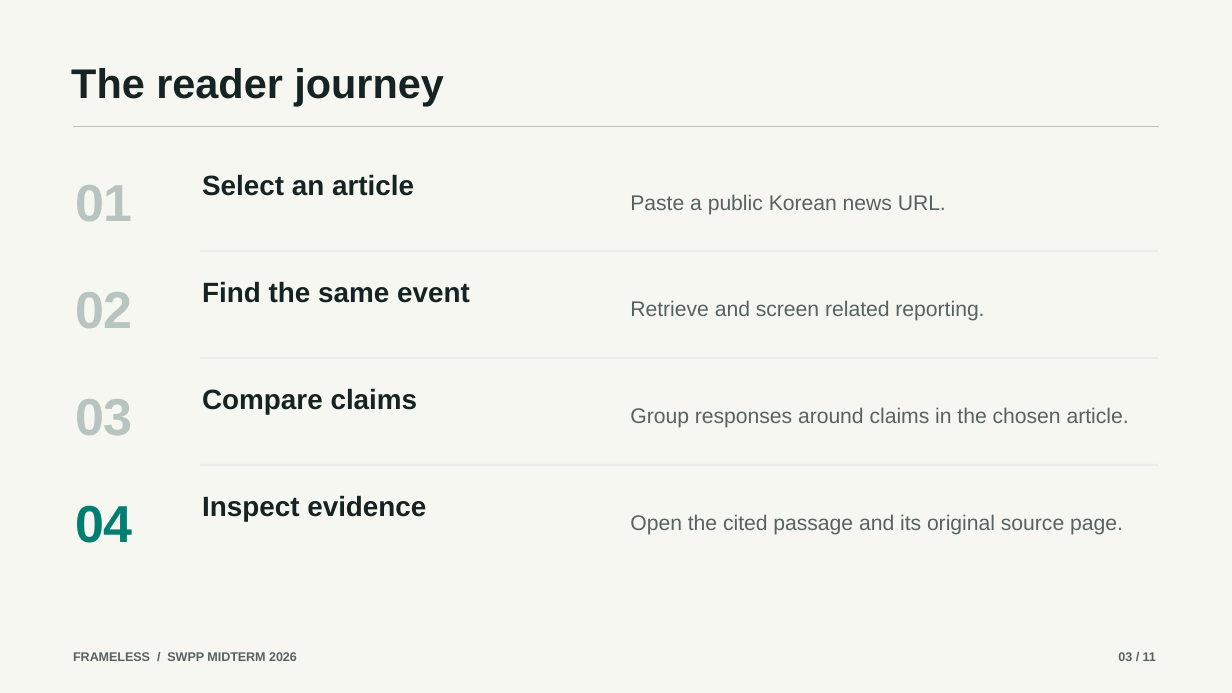
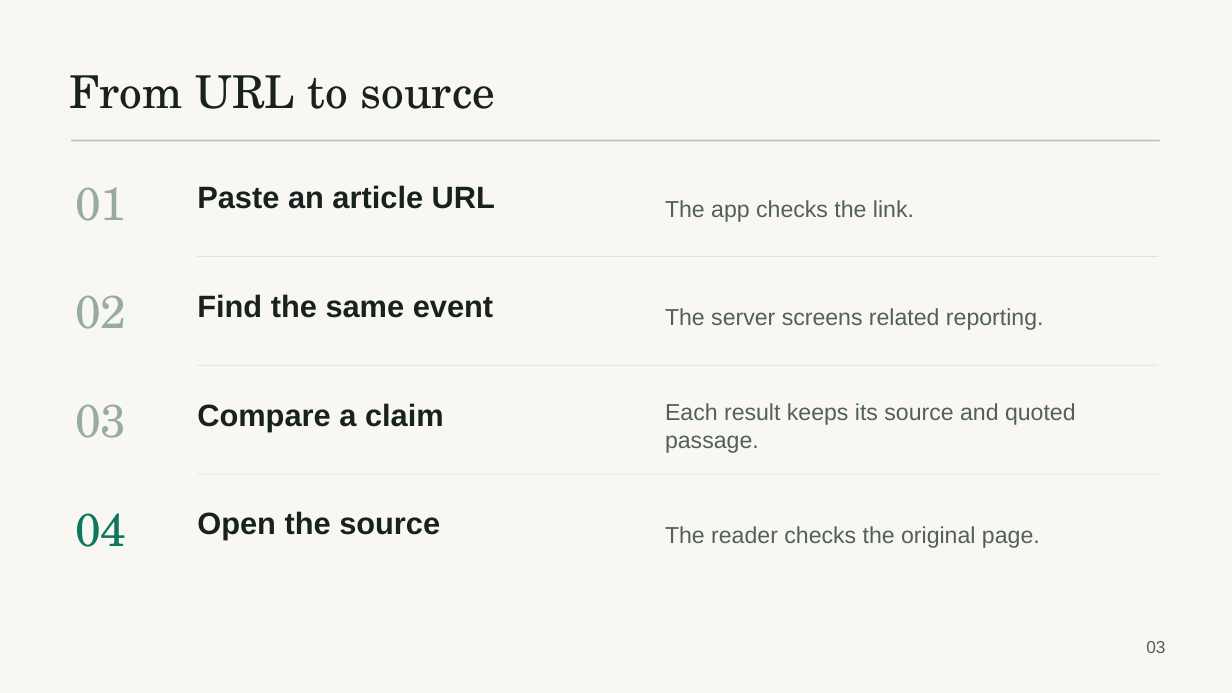
Before and after one commit to snuhcs-course/swpp-2026-project-team-05, a slide deck: slide 3 of docs/midterm-presentation-draft.pptx. Drawn at 1232x693 pixels with LibreOffice and Linux fonts; fonts in the diff are those of the drawing. Boxes give left, top, right and bottom in pixels: in the first picture for what was removed or moved away, otherwise in the second. Text is boxed around its words. In the diff, an @@ line names an element or a change of style, - is before the commit and + after.

Commit message:
Refresh Iteration 2 evidence and midterm slides

```diff
--- a/docs/midterm-presentation-draft.pptx
+++ b/docs/midterm-presentation-draft.pptx
@@ background #F7F7F1 to #F8F7F2 @@
@@ text added at bbox=[69, 75, 495, 109], 35.2 pt, text #17221F @@
+From URL to source
@@ text removed at bbox=[71, 68, 443, 106] @@
-The reader journey
@@ rectangle: place and size @@
-rectangle at bbox=[73, 126, 1159, 127]
+rectangle at bbox=[71, 140, 1160, 141]
@@ rectangle at bbox=[71, 140, 1160, 141]: fill #B7C4BF to #B9C4BD @@
@@ text at bbox=[197, 185, 495, 209]: text changed; size 21.8 to 24 pt; text colour #152323 to #17221F @@
-Select an article
+Paste an article URL
@@ text removed at bbox=[630, 194, 946, 215] @@
-Paste a public Korean news URL.
@@ text added at bbox=[665, 200, 914, 222], 18 pt, text #52605B @@
+The app checks the link.
@@ rectangle: place and size @@
-rectangle at bbox=[201, 250, 1158, 252]
+rectangle at bbox=[198, 256, 1159, 257]
@@ text "Find the same event": place and size @@
-text "Find the same event" at bbox=[202, 281, 470, 303]
+text "Find the same event" at bbox=[197, 294, 493, 318]
@@ text "Find the same event" at bbox=[197, 294, 493, 318]: size 21.8 to 24 pt, text colour #152323 to #17221F @@
@@ text at bbox=[665, 308, 1044, 330]: text changed; size 16.5 to 18 pt; text colour #556363 to #52605B @@
-Retrieve and screen related reporting.
+The server screens related reporting.
@@ size 40.5 to 36 pt, font Arial to TeX Gyre Schola, text colour #B7C4BF to #98ABA0, bold off in 3 elements at bbox=[75, 187, 126, 221], bbox=[75, 295, 126, 329], bbox=[75, 404, 126, 438] @@
@@ rectangle: place and size @@
-rectangle at bbox=[201, 357, 1158, 359]
+rectangle at bbox=[198, 365, 1159, 366]
@@ text at bbox=[197, 403, 444, 431]: text changed; size 21.8 to 24 pt; text colour #152323 to #17221F @@
-Compare claims
+Compare a claim
@@ text removed at bbox=[630, 407, 1129, 428] @@
-Group responses around claims in the chosen article.
@@ text added at bbox=[665, 403, 1076, 453], 18 pt, text #52605B @@
+Each result keeps its source and quoted passage.
@@ fill #E9ECE8 to #DCE3DE in 3 elements at bbox=[198, 256, 1159, 257], bbox=[198, 365, 1159, 366], bbox=[198, 473, 1159, 474] @@
@@ rectangle: place and size @@
-rectangle at bbox=[201, 464, 1158, 466]
+rectangle at bbox=[198, 473, 1159, 474]
@@ text "04": place and size @@
-text "04" at bbox=[75, 505, 133, 543]
+text "04" at bbox=[75, 513, 126, 547]
@@ text "04" at bbox=[75, 513, 126, 547]: size 40.5 to 36 pt, font Arial to TeX Gyre Schola, text colour #007E72 to #0D765E, bold off @@
@@ text removed at bbox=[202, 495, 426, 521] @@
-Inspect evidence
@@ text added at bbox=[197, 511, 440, 540], 24 pt, text #17221F, bold @@
+Open the source
@@ text at bbox=[665, 526, 1040, 548]: text changed; size 16.5 to 18 pt; text colour #556363 to #52605B @@
-Open the cited passage and its original source page.
+The reader checks the original page.
@@ text removed at bbox=[73, 652, 297, 661] @@
-FRAMELESS / SWPP MIDTERM 2026
@@ text at bbox=[1146, 641, 1165, 653]: text changed; size 9.8 to 13.5 pt; text colour #556363 to #52605B; bold off @@
-03 / 11
+03
```
Also in this commit, not shown: 3 other slides changed, 7 slides added, 7 slides removed, 7 other files.
